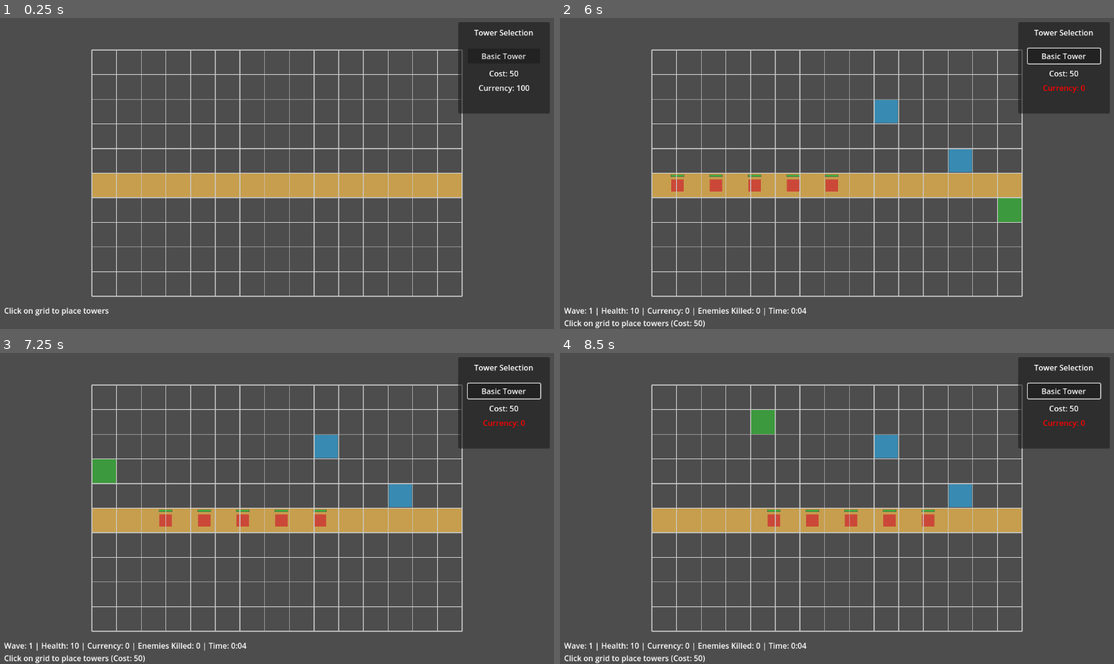
Above: before the commit, frames 1-4 (two rows, left to right).
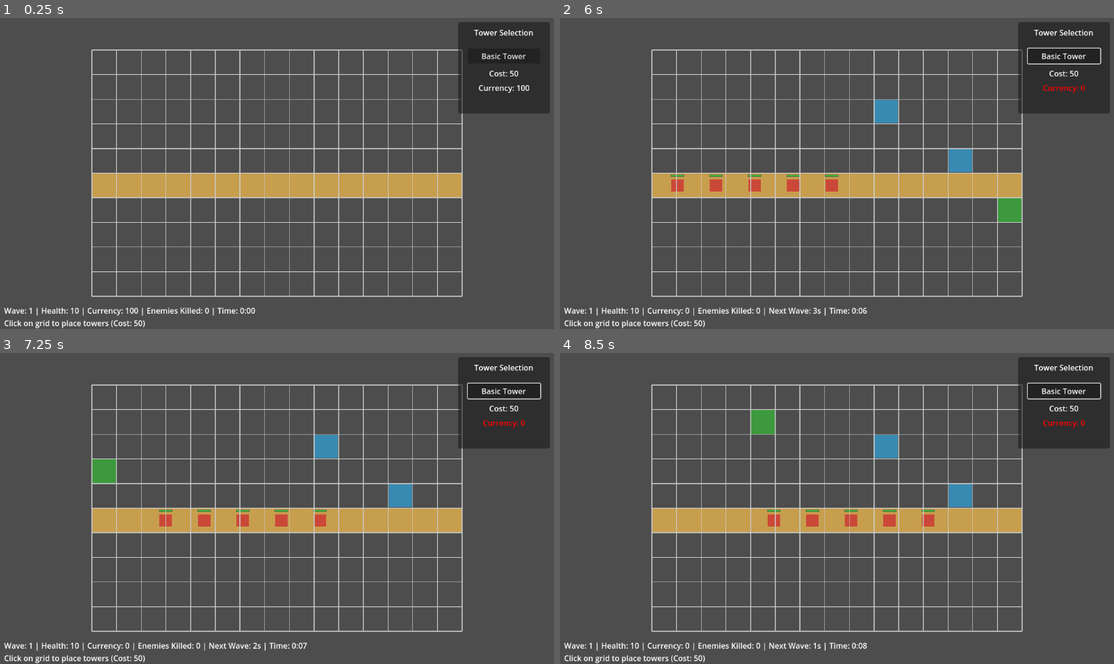
Above: after the commit, the same moments.

Repository: rivie13/CyberCrawler_basic_tower_defense_demo
Game: Godot game, scene res://scenes/Main.tscn
The game is run twice, just before and just after one commit, with the same random seed, the same clock (stepped at 60 frames per second) and the same inputs.
Inputs (mouse positions are in pixels of both pictures, inside the frame that each line leads up to):
- Up to frame 1 (0.25 s): no input
- Up to frame 2 (6 s): click "Basic Tower" at 0.5 s; click "Basic Tower" at 1.25 s; click "Basic Tower" at 2 s; tap G at 2.75 s; move the mouse to (958, 157) at 2.77 s; click (958, 157) at 2.92 s; move the mouse to (726, 189) at 3.52 s; click (726, 189) at 3.67 s; move the mouse to (892, 105) at 4.27 s; click (892, 105) at 4.42 s; move the mouse to (809, 235) at 5.02 s; click (809, 235) at 5.17 s; move the mouse to (1003, 220) at 5.77 s; click (1003, 220) at 5.92 s
- Up to frame 3 (7.25 s): move the mouse to (110, 461) at 6.52 s; click (110, 461) at 6.67 s
- Up to frame 4 (8.5 s): move the mouse to (864, 508) at 7.27 s; click (864, 508) at 7.42 s; move the mouse to (753, 430) at 8.02 s; click (753, 430) at 8.17 s

The runs differ from the first frame. In frame 1, 0.8% of the frame differs, in the area x 0-47%, y 93-100%; in frame 2, 0.2%; in frame 3, 0.2%; in frame 4, 0.2%.

Commit message:
Add UI update timer to MainController for regular UI refresh. Implemented timer functionality to update info label every second, enhancing user experience during gameplay.

Diff:
--- a/cybercrawler_basictowerdefense/scripts/MainController.gd
+++ b/cybercrawler_basictowerdefense/scripts/MainController.gd
@@ -7,6 +7,9 @@
 var tower_manager: TowerManager
 var currency_manager: CurrencyManager
 var game_manager: GameManager
+
+# UI update timer
+var ui_update_timer: Timer
 
 func _ready():
 	setup_managers()
@@ -56,8 +59,16 @@
 	if tower_button:
 		tower_button.pressed.connect(_on_tower_selected)
 
+	# Setup UI update timer to refresh every second
+	ui_update_timer = Timer.new()
+	ui_update_timer.wait_time = 1.0  # Update every second
+	ui_update_timer.timeout.connect(_on_ui_update_timer_timeout)
+	ui_update_timer.autostart = true
+	add_child(ui_update_timer)
+
 	# Update initial UI state
 	update_tower_selection_ui()
+	update_info_label()
 
 func start_game():
 	# Start the first wave
@@ -95,6 +106,10 @@
 func _on_tower_placement_failed(reason: String):
 	print("Tower placement failed: ", reason)
 
+func _on_ui_update_timer_timeout():
+	# Update info label every second to refresh timer display
+	update_info_label()
+
 func update_tower_selection_ui():
 	# Update cost label
 	var cost_label = $UI/TowerSelectionPanel/CostLabel
